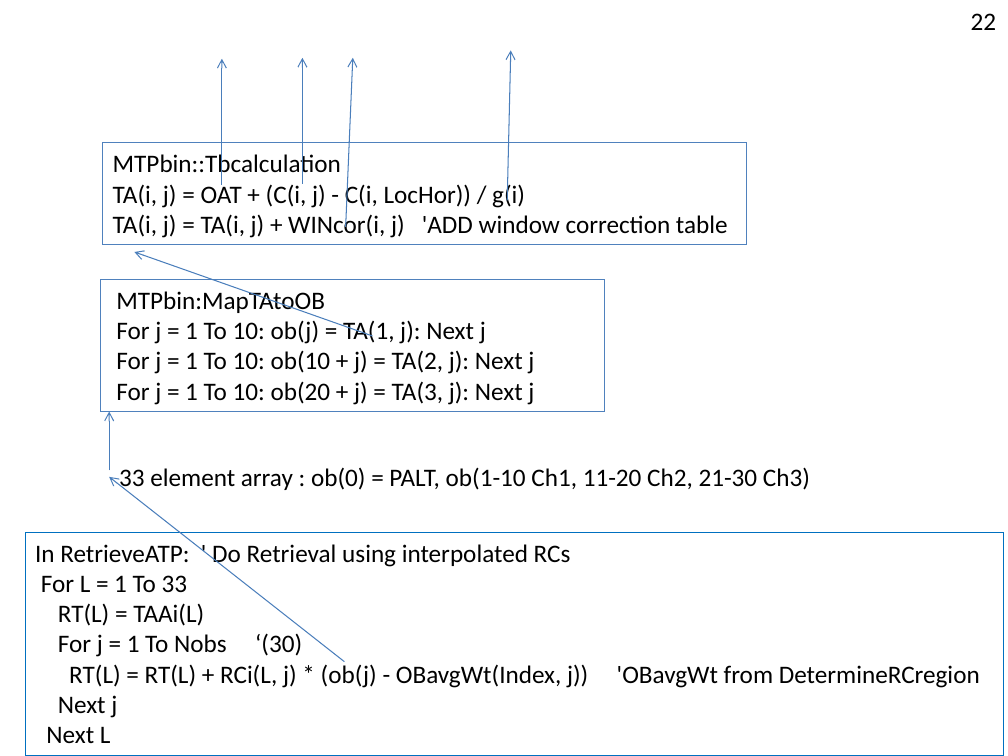
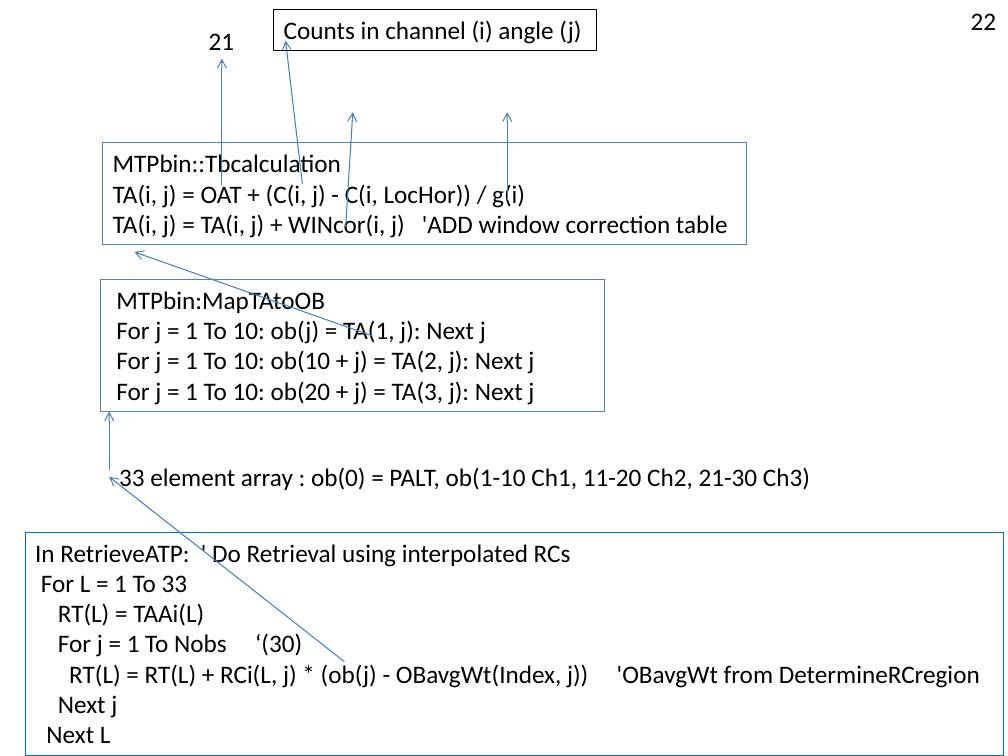
Before and after one commit to NCAR/nimbus, a slide deck: slide 15 of instruments/mtp/doc/MTP-DFD.pptx. Drawn at 1008x756 pixels with LibreOffice and Linux fonts; fonts in the diff are those of the drawing. Boxes give left, top, right and bottom in pixels: in the first picture for what was removed or moved away, otherwise in the second. Text is boxed around its words. In the diff, an @@ line names an element or a change of style, - is before the commit and + after.

```diff
--- a/instruments/mtp/doc/MTP-DFD.pptx
+++ b/instruments/mtp/doc/MTP-DFD.pptx
@@ rectangle added at (274, 10, 597, 50), outline #000000 0.5 pt, 18 pt, text #000000 @@
+Counts in channel (i) angle (j)
@@ text added at (209, 33, 235, 50), 18 pt, text #000000 @@
+21
@@ arrow moved from (302, 183) - (302, 57) to (302, 183) - (285, 40) @@
@@ arrow moved from (346, 227) - (353, 57) to (346, 227) - (353, 112) @@
@@ arrow moved from (507, 201) - (511, 50) to (507, 201) - (507, 112) @@
```
Also in this commit, not shown: 2 other slides changed, 1 slide added, 1 slide removed.
